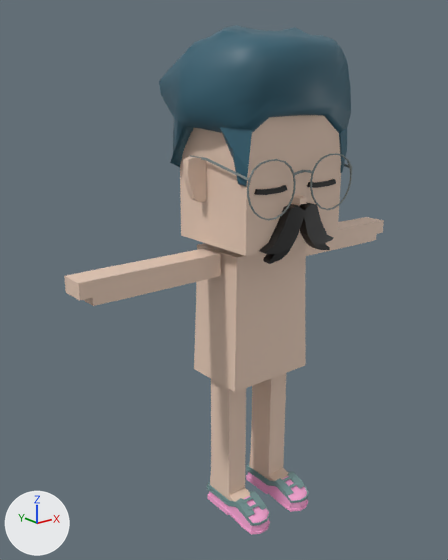
Two versions of the FBX model mustachiorascals/fbx/1bb69442-82fb-4f00-9e6d-90be951a6e75.fbx, one commit apart.
Rendered twice from a 50 mm camera at (-0.0259, -0.0284, 0.0286) aimed at (-0.0012, 0.0025, 0.0163). Lighting does not change. The marker at lower left points along +X, +Y and +Z. Where no turn or scale is listed for an object, it has been applied to the vertices.

Names of what the first picture shows: 'e_3', 'ew_round_2', 'f_boat', 'h_afro', 'm_b', 'mustachio_arms', 'mustachio_body', 'mustachio_head', 'mustachio_legs'.
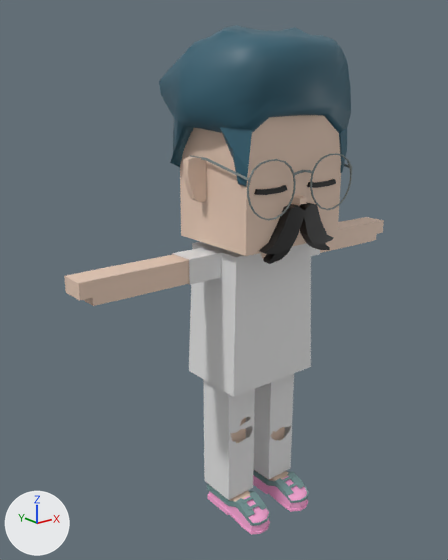
What differs and where, as boxes [x1, y1, x2, y2] in the pictures (448 x 560 px):
'c_shirt_1', added: after [189, 242, 311, 397]
'c_rippedjeans', added: after [203, 374, 294, 500]
'c_shirt_2', added: after [172, 247, 320, 285]
'mustachio_body', unchanged, covered by the edit: before [194, 243, 306, 392]; after [261, 253, 267, 258]
'mustachio_legs', unchanged, covered by the edit: before [210, 373, 288, 502]; after [230, 417, 288, 502]

The change in detail:
Material 'upper_garment_1' (mat_upper_garment_1) is new.
Its base color is (0.8, 0.8, 0.8) (white #e7e7e7).
Material 'lower_garment' (mat_lower_garment) is new.
Its base color is (0.8, 0.8, 0.8) (white #e7e7e7).
Mesh me_mesh_011 is new.
It has 230 vertices, 212 faces and spans x -0.00349..0.00349, y -0.0013..0.00353, z 0.00994..0.01894.
It uses material mat_upper_garment_1 (white #e7e7e7).
Mesh me_mesh_003_1 is new.
It has 277 vertices, 244 faces and spans x -0.00297..0.00299, y -0.00021..0.00257, z 0.0014..0.01069.
It uses material mat_lower_garment (white #e7e7e7).
Mesh me_mesh_012 is new.
It has 24 vertices, 18 faces and spans x -0.00561..0.00561, y 0.00027..0.00209, z 0.01737..0.01893.
It uses material mat_upper_garment_1 (white #e7e7e7).
Object 'c_shirt_1' (ob_c_shirt_1) is new; it shows me_mesh_011.
Its location is (0.0, 0.0, 0.0).
Object 'c_rippedjeans' (ob_c_rippedjeans) is new; it shows me_mesh_003_1.
Its location is (0.0, 0.0, 0.0).
Object 'c_shirt_2' (ob_c_shirt_2) is new; it shows me_mesh_012.
Its location is (0.0, 0.0, 0.0).
